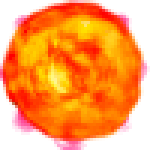
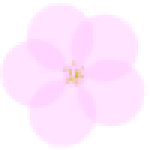
Before/after of a w=150, h=150 layered artwork. What changed in the layer stack:
renamed "Open 1 (replace) #7" to "Layer copy #24", moved it into group "F9", painted on it over [0, 3, 150, 150]
removed group "8 (replace)" (2 layers) over [0, 3, 150, 150]
removed group "5 (replace)" (2 layers) over [0, 3, 150, 150]
renamed "Open 6 (replace) #2" to "Layer copy #32", moved it into group "F9", painted on it over [0, 0, 150, 147]
removed group "D 1 (replace)" (1 layers) over [0, 0, 150, 147]
renamed "D 8 (replace)" to "F8", hid the group it (6 layers), moved it above "F7" over [0, 0, 150, 147]
removed layer "Open 6 (replace) #11" from group "D 8 (replace)" over [0, 0, 150, 147]
renamed "Open 1 (replace) #8" to "Layer copy #25", moved it into group "F8", painted on it over [0, 3, 150, 150]
removed group "7 (replace)" (2 layers) over [0, 3, 150, 150]
renamed "Open 1 (replace) #9" to "Layer copy #26", moved it into group "F7", painted on it over [0, 3, 150, 150]
removed group "9 (replace)" (2 layers) over [0, 3, 150, 150]
renamed "Open 1 (replace) #6" to "Layer copy #18", moved it into group "F7", painted on it over [0, 3, 150, 150]
removed group "6 (replace)" (2 layers) over [0, 3, 150, 150]
removed layer "Open 1 (replace) #5" from group "6 (replace)" over [0, 3, 150, 150]
renamed "Open 6 (replace) #3" to "Layer copy #34", moved it into group "F7", painted on it over [0, 0, 150, 147]
removed group "D 2 (replace)" (1 layers) over [0, 0, 150, 147]
removed group "13 (replace)" (2 layers) over [0, 0, 150, 150]
removed layer "Open 6 (replace)" from group "13 (replace)" over [0, 0, 150, 150]
renamed "Open 6 (replace) #6" to "Layer #4", moved it into group "F1", painted on it over [0, 0, 150, 150]
renamed "Open 6 (replace) #7" to "Background", moved it out of group "D 9 (replace)", painted on it over [0, 0, 150, 150]
…and 52 more changes (7 added, 21 painted, 21 removed, 24 renamed, 22 stack, 3 visibility)
